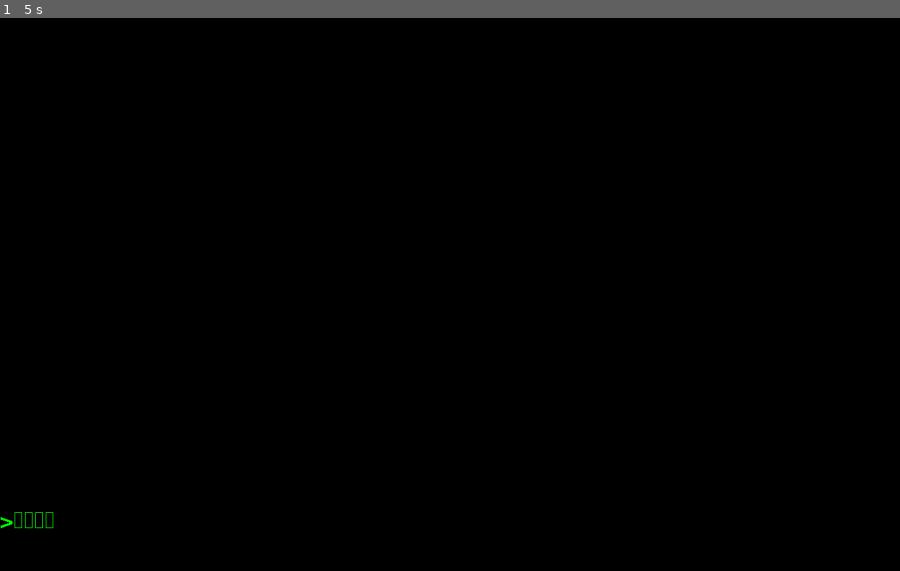
Above: before the commit, frame 1.
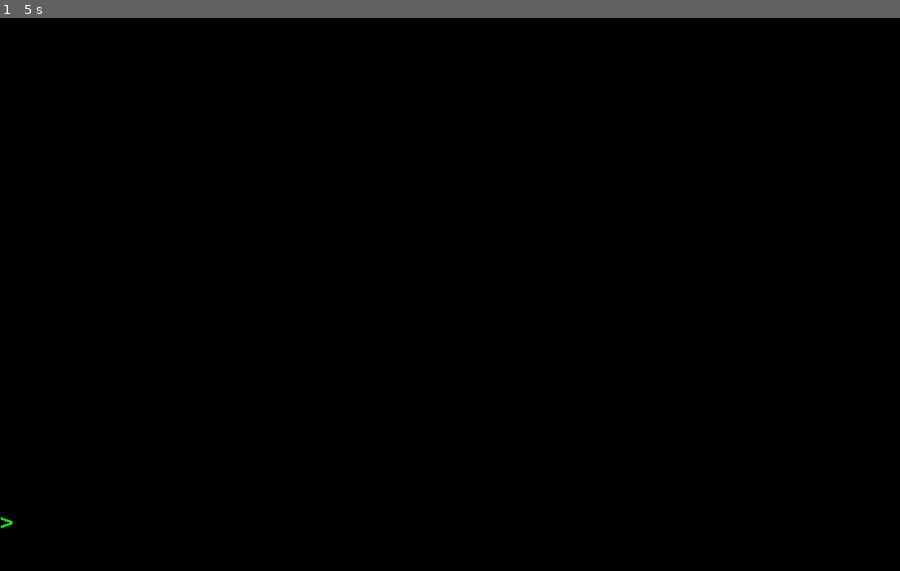
Above: after the commit, the same moment.

Repository: vlad-the-EPIChacker/Economy
Game: pygame game, started from pygame_input.py
Two runs of this game, one before a commit and one after it. Both use one fixed random seed, a clock stepped at 60 frames per second and the inputs below.
Inputs:
- Up to frame 1 (5 s): hold Backspace 0.33-0.8 s; tap Enter at 1.83 s; hold Backspace 3.17-3.63 s; tap Backspace at 4.67 s

The runs differ from the first frame. In frame 1, less than 0.1% of the frame differs, in the area x 1-6%, y 89-93%.

Commit message:
0     0 \___/

Diff:
--- a/pygame_input.py
+++ b/pygame_input.py
@@ -8,7 +8,7 @@
 screen = pygame.display.set_mode((width, height))
 pygame.display.flip()
 myfont = pygame.font.SysFont("Menlo Regular", 50)
-prompt='>'
+prompt='> '
 while True:
     time.sleep(1/60.)
     screen.fill(colors.simple_color.black)
@@ -20,4 +20,10 @@
             shut=True
             pygame.quit()
         elif event.type == KEYDOWN:
-            prompt=prompt+chr(event.key)
+            if event.key == K_BACKSPACE:
+                if len(prompt) == 1:
+                    prompt='>'
+                else:
+                    prompt=prompt[:-1]
+            else:
+                prompt=prompt+chr(event.key)
